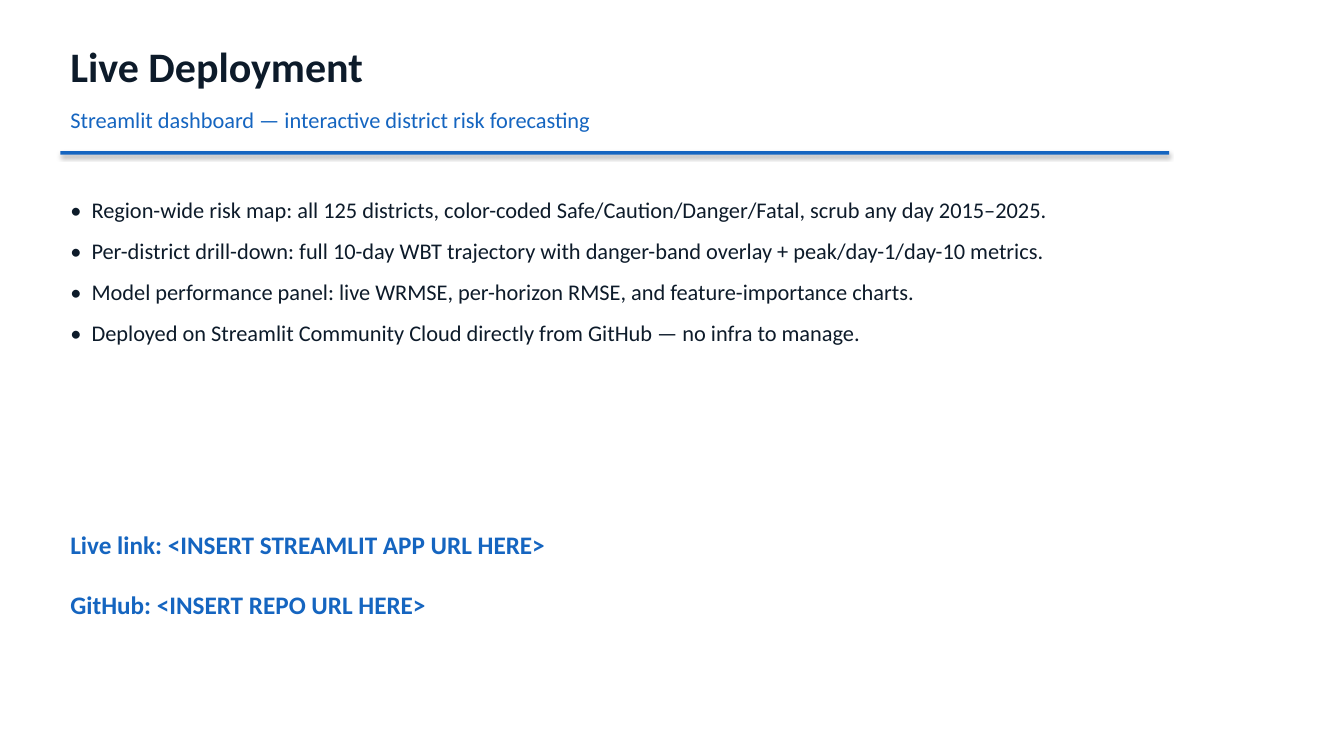
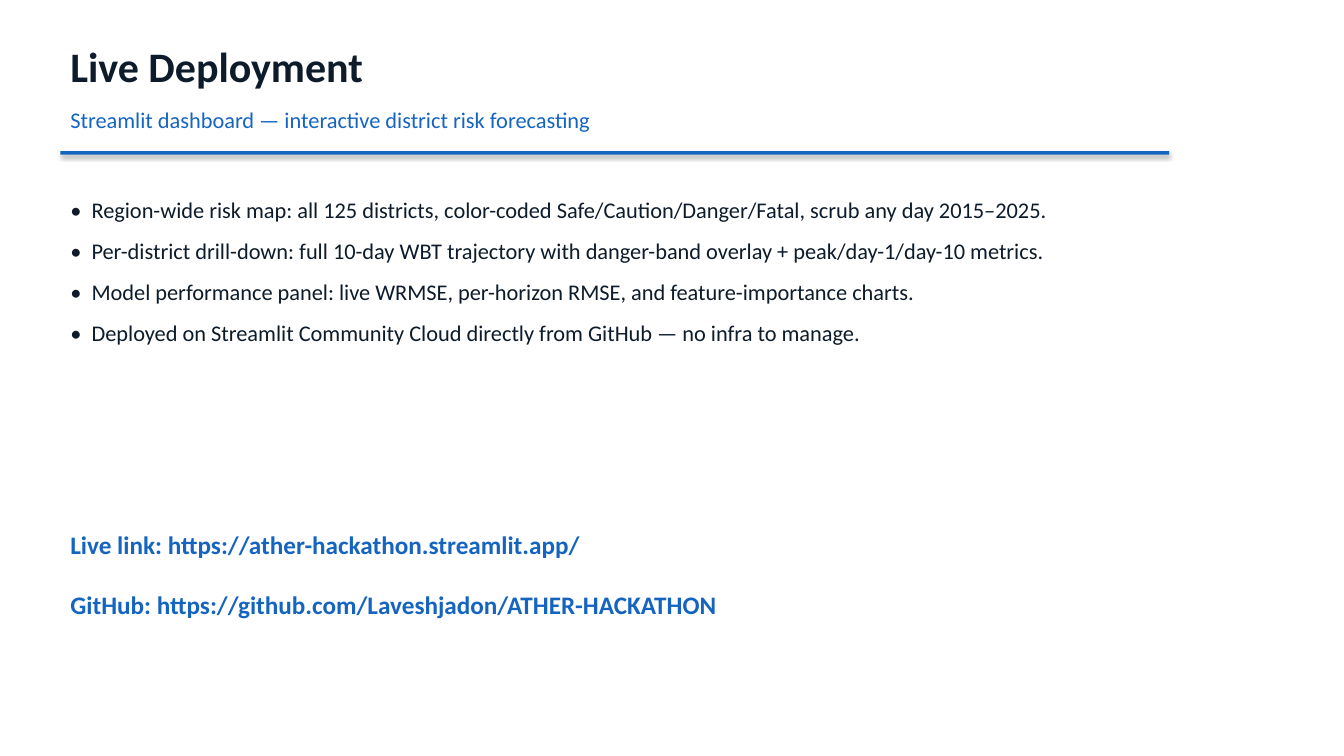
Before and after one commit to Laveshjadon/ATHER-HACKATHON, a slide deck: slide 6 of deck/Climate_Intelligence_Challenge_Deck.pptx. Drawn at 1344x756 pixels with LibreOffice and Linux fonts; fonts in the diff are those of the drawing. Boxes give left, top, right and bottom in pixels: in the first picture for what was removed or moved away, otherwise in the second. Text is boxed around its words. In the diff, an @@ line names an element or a change of style, - is before the commit and + after.

Commit message:
Regenerate deck with live demo link

```diff
--- a/deck/Climate_Intelligence_Challenge_Deck.pptx
+++ b/deck/Climate_Intelligence_Challenge_Deck.pptx
@@ text at [70,536,580,558]: text changed @@
-Live link: <INSERT STREAMLIT APP URL HERE>
+Live link: https://ather-hackathon.streamlit.app/
@@ text at [70,596,716,619]: text changed @@
-GitHub: <INSERT REPO URL HERE>
+GitHub: https://github.com/Laveshjadon/ATHER-HACKATHON
```
Also in this commit, not shown: 1 other slide changed.
